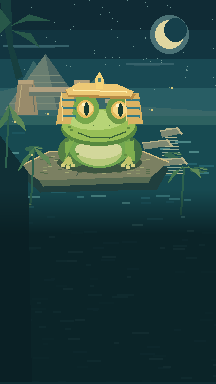
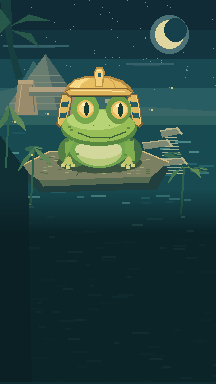
Layered file, before and after one edit (216x384). Changes by layer:
removed layer "05-frog-hero-pharaoh-hat" over [56, 72, 143, 128]
added layer "07-fitted-wrapped-crown" above "06-frog-hero" over [64, 67, 134, 97]
added layer "06-frog-hero" above "05-hat-cloth-behind-eyes" over [57, 93, 142, 128]
added layer "05-hat-cloth-behind-eyes" above "04-stones-reeds" over [56, 93, 143, 128]
